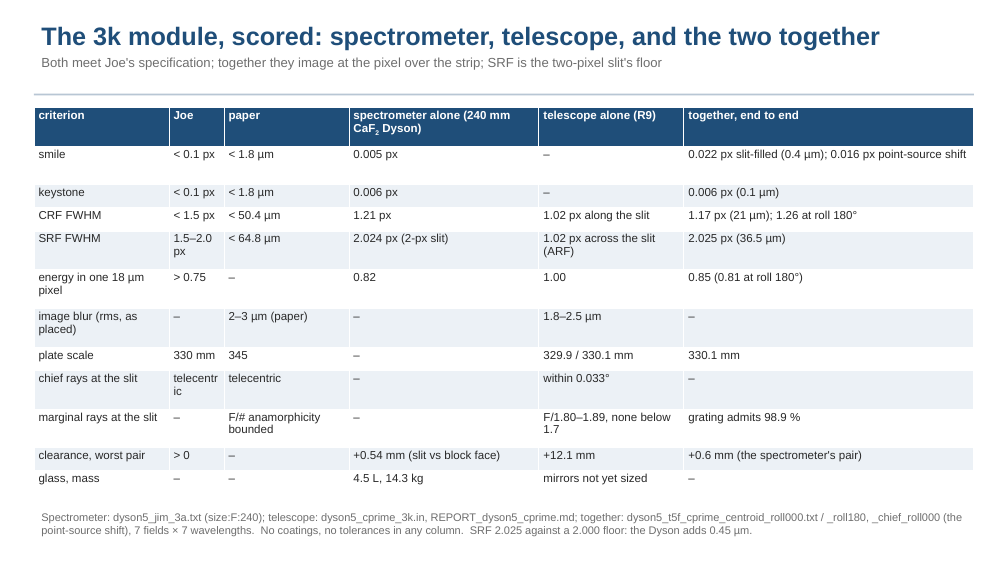
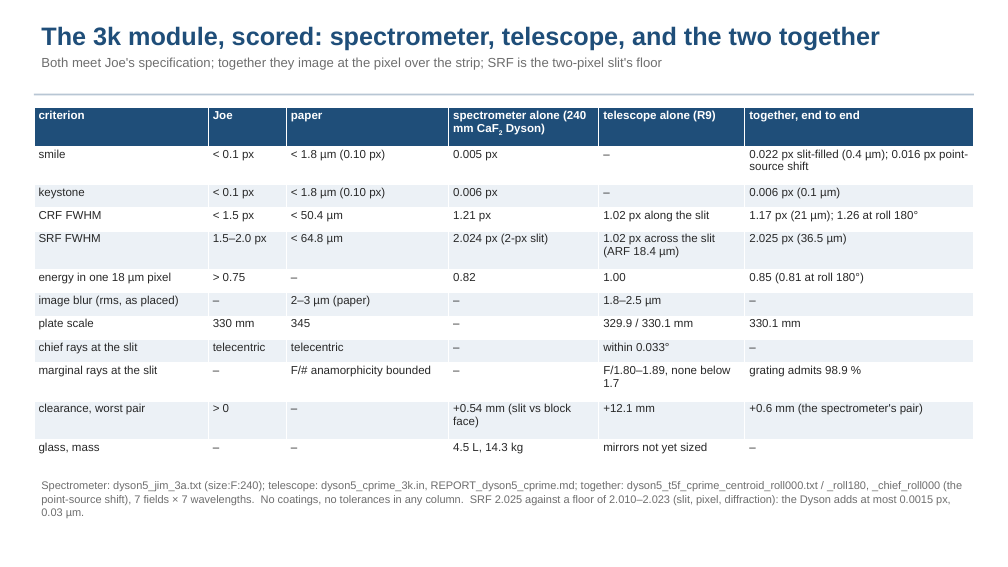
Before and after one commit to nasa-jpl/macos, a slide deck: slide 7 of demo_session/deck_dyson_3k.pptx. Drawn at 1008x567 pixels with LibreOffice and Linux fonts; fonts in the diff are those of the drawing. Boxes give left, top, right and bottom in pixels: in the first picture for what was removed or moved away, otherwise in the second. Text is boxed around its words. In the diff, an @@ line names an element or a change of style, - is before the commit and + after.

```diff
--- a/demo_session/deck_dyson_3k.pptx
+++ b/demo_session/deck_dyson_3k.pptx
@@ table at (x1=34, y1=107, x2=975, y2=464) @@
-row 2, column 3: < 1.8 µm
+row 2, column 3: < 1.8 µm (0.10 px)
-row 3, column 3: < 1.8 µm
+row 3, column 3: < 1.8 µm (0.10 px)
-row 5, column 5: 1.02 px across the slit (ARF)
+row 5, column 5: 1.02 px across the slit (ARF 18.4 µm)
@@ text at (x1=41, y1=481, x2=962, y2=505): text changed @@
-Spectrometer: dyson5_jim_3a.txt (size:F:240); telescope: dyson5_cprime_3k.in, REPORT_dyson5_cprime.md; together: dyson5_t5f_cprime_centroid_roll000.txt / _roll180, _chief_roll000 (the point-source shift), 7 fields × 7 wavelengths. No coatings, no tolerances in any column. SRF 2.025 against a 2.000 floor: the Dyson adds 0.45 µm.
+Spectrometer: dyson5_jim_3a.txt (size:F:240); telescope: dyson5_cprime_3k.in, REPORT_dyson5_cprime.md; together: dyson5_t5f_cprime_centroid_roll000.txt / _roll180, _chief_roll000 (the point-source shift), 7 fields × 7 wavelengths. No coatings, no tolerances in any column. SRF 2.025 against a floor of 2.010–2.023 (slit, pixel, diffraction): the Dyson adds at most 0.0015 px, 0.03 µm.
```
Also in this commit, not shown: 4 other slides changed, 3 other files.
